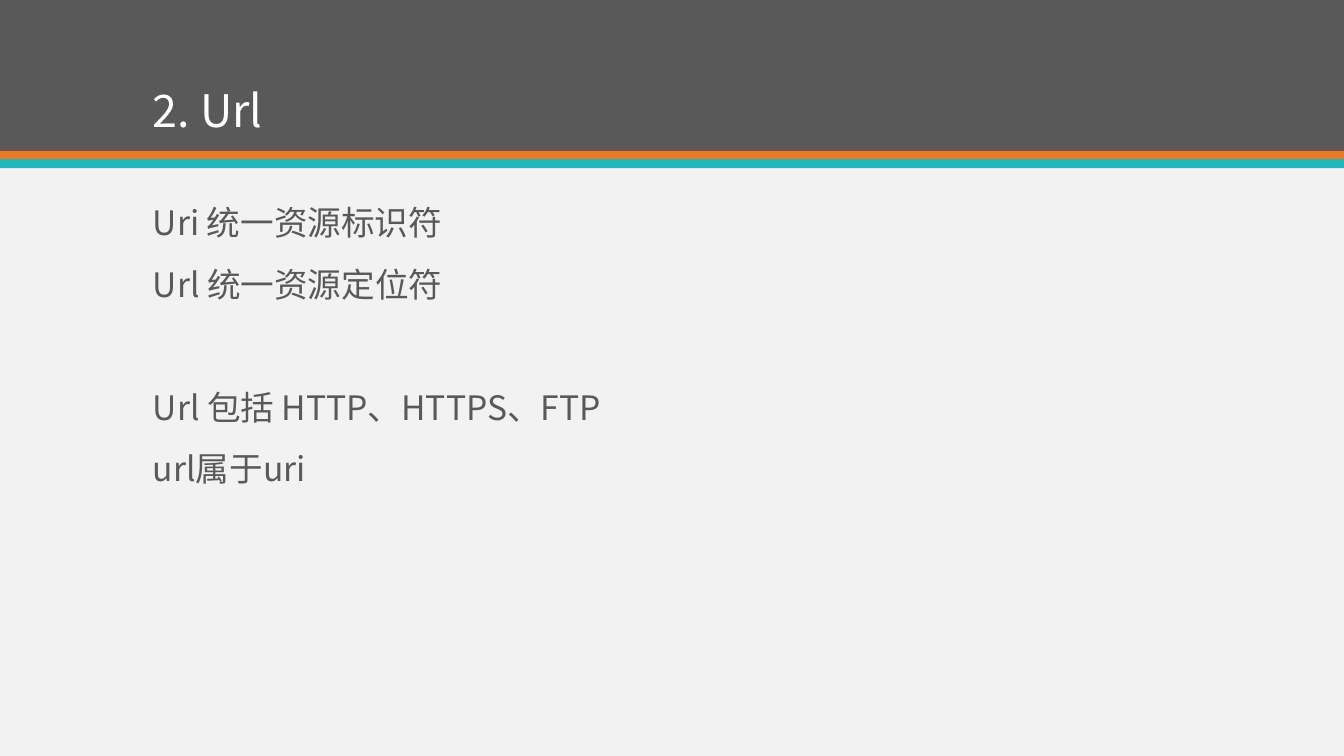
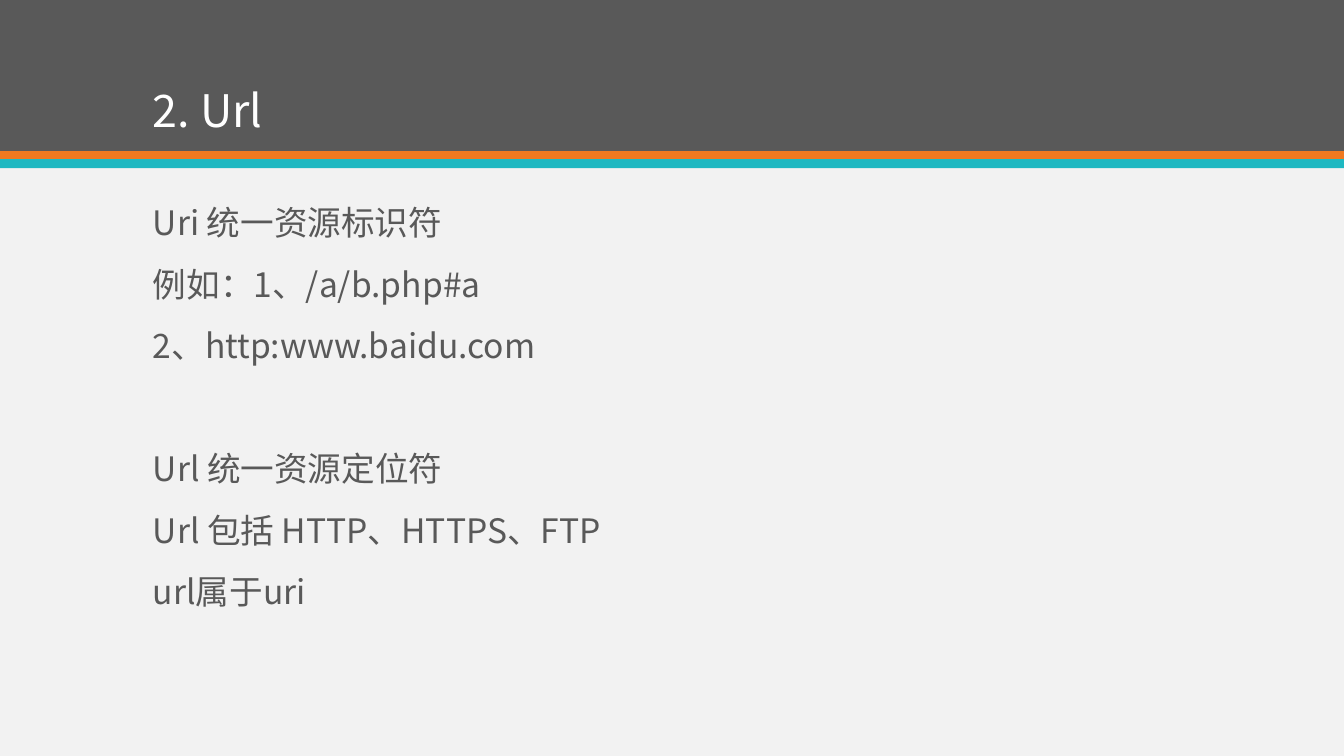
Before and after one commit to eventao/courseware, a slide deck: slide 6 of ppt/http.pptx. Drawn at 1344x756 pixels with LibreOffice and Linux fonts; fonts in the diff are those of the drawing. Boxes give left, top, right and bottom in pixels: in the first picture for what was removed or moved away, otherwise in the second. Text is boxed around its words. In the diff, an @@ line names an element or a change of style, - is before the commit and + after.

Commit message:
http

```diff
--- a/ppt/http.pptx
+++ b/ppt/http.pptx
@@ text at bbox=[153, 269, 536, 366]: paragraphs added @@
+例如：1、/a/b.php#a
+2、http:www.baidu.com
```
Also in this commit, not shown: 4 other slides changed, 4 slides removed, 1 other file.
